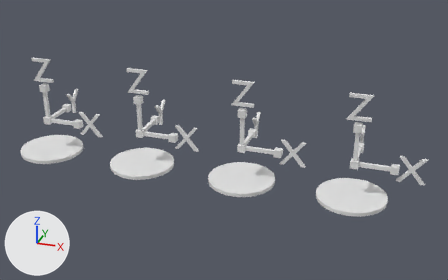
Renders of the Blender file docs/Examples/AssetsExample_ExportRotation.blend from each side of a commit.
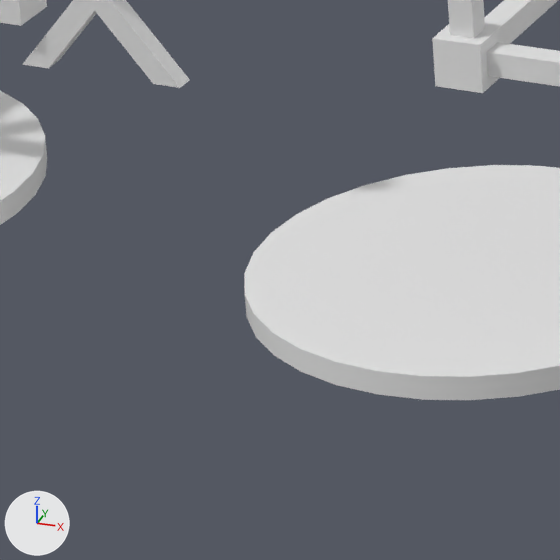
The first picture shows the older version from a 50 mm lens placed at (10.37, -14.46, 8.17), pointed at (5.4, 0.27, 1.02). The close-ups show both versions on the part from 17% to 34% of the width and 45% to 72% of the height of that picture; other places that the commit changed are outside them. The lights are fixed; the arrows at lower left show +X, +Y and +Z.

Script lines for the objects in view, before the commit:
```python
me_cube = bpy.data.meshes.new('Cube')
me_cube.from_pydata(...)  # 178 vertices, 151 faces; spans x -0.92..1.75, y -0.92..1.7, z 0.0..2.88
me_cube.materials.append(mat_material)  # white #e7e7e7
me_cube_002 = bpy.data.meshes.new('Cube.002')
me_cube_002.from_pydata(...)  # 178 vertices, 151 faces; spans x -0.92..1.75, y -0.92..1.7, z 0.0..2.88
me_cube_002.materials.append(mat_material)  # white #e7e7e7
ob_rot_0 = bpy.data.objects.new('Rot 0', me_cube)
ob_rot_0.location = (0.0, 0.0, 0.0)
_m = ob_rot_0.modifiers.new('EdgeSplit', 'EDGE_SPLIT')
ob_rot_90 = bpy.data.objects.new('Rot 90', me_cube_002)
ob_rot_90.location = (3.0, 0.0, 0.0)
_m = ob_rot_90.modifiers.new('EdgeSplit', 'EDGE_SPLIT')
```
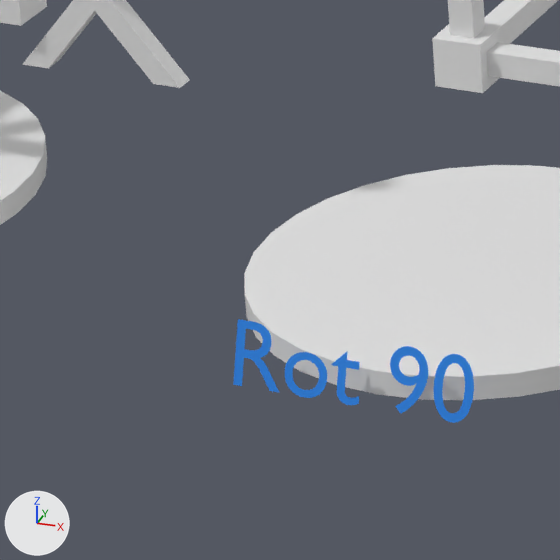
The newer file is also rescaled (x100.0) as a whole; pictures and numbers use the older file's frame.

The change, as a diff of the scene's bpy script:
```diff
--- a/docs/Examples/AssetsExample_ExportRotation.blend.py
+++ b/docs/Examples/AssetsExample_ExportRotation.blend.py
@@ mat_material_001 @@
+mat_material_001 = principled_material('Material.001')
+mat_material_001.base_color = (0.0173, 0.227, 0.8)  # blue #2483e7
@@ txt_text_001 @@
+txt_text_001 = bpy.data.curves.new('Text.001', 'FONT')
+txt_text_001.body = 'Rot 90'
+txt_text_001.materials.append(mat_material_001)  # blue #2483e7
+txt_text_001.align_x = 'CENTER'
+txt_text_001.size = 0.37
@@ ob_text_001 @@
+ob_text_001 = bpy.data.objects.new('Text.001', txt_text_001)
+ob_text_001.location = (2.936, -1.023, 0.0)
+ob_text_001.rotation_euler = (1.276, 0.0, 0.0)  # degrees (73, 0, 0)
```

Where the change shows, as pixel boxes (x1, y1, x2, y2) in the close-ups (560 x 560 px):
'Text.001', added (blue)
    after: (233, 319, 474, 423)
